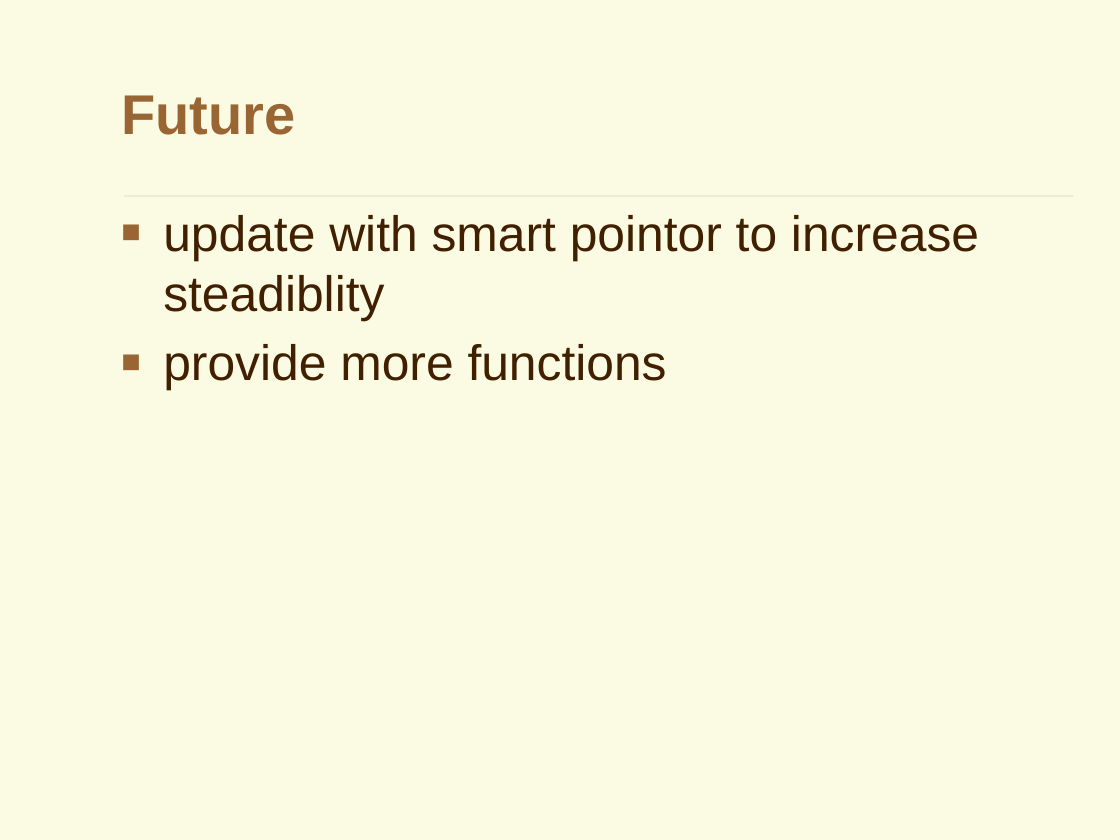
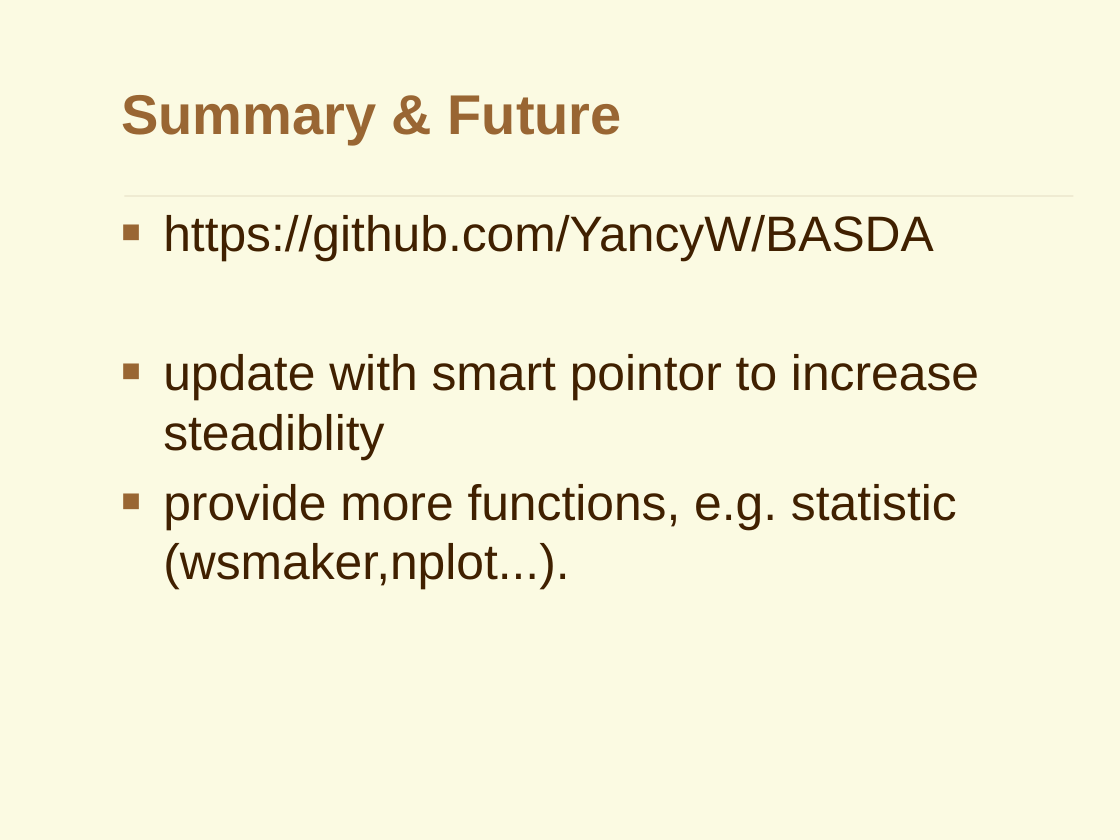
Before and after one commit to YancyW/BASDA, a slide deck: slide 22 of BASDA_Introduction.pptx. Drawn at 1120x840 pixels with LibreOffice and Linux fonts; fonts in the diff are those of the drawing; background and template pictures are left out. Boxes give left, top, right and bottom in pixels: in the first picture for what was removed or moved away, otherwise in the second. Text is boxed around its words. In the diff, an @@ line names an element or a change of style, - is before the commit and + after.

```diff
--- a/BASDA_Introduction.pptx
+++ b/BASDA_Introduction.pptx
@@ title at [121,95,622,143]: text changed @@
-Future
+Summary & Future
@@ text at [163,215,934,261]: paragraph added @@
+■ https://github.com/YancyW/BASDA
@@ text at [163,484,957,590]: text changed @@
-■ provide more functions
+■ provide more functions, e.g. statistic (wsmaker,nplot...).
```
Also in this commit, not shown: 4 other slides changed, 5 other files.
